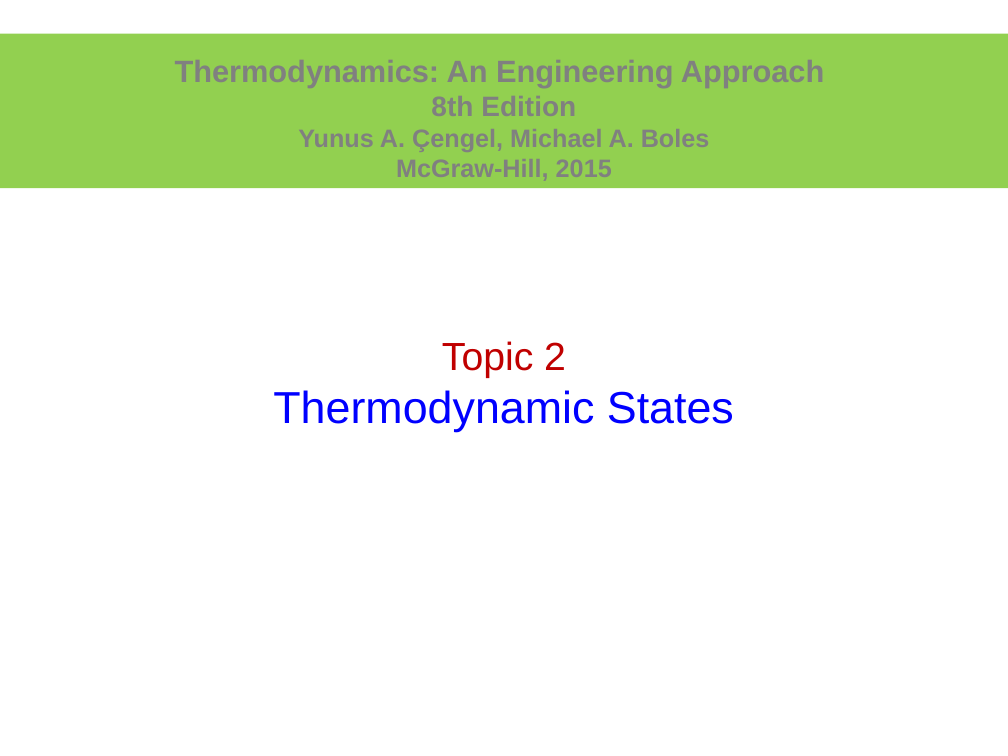
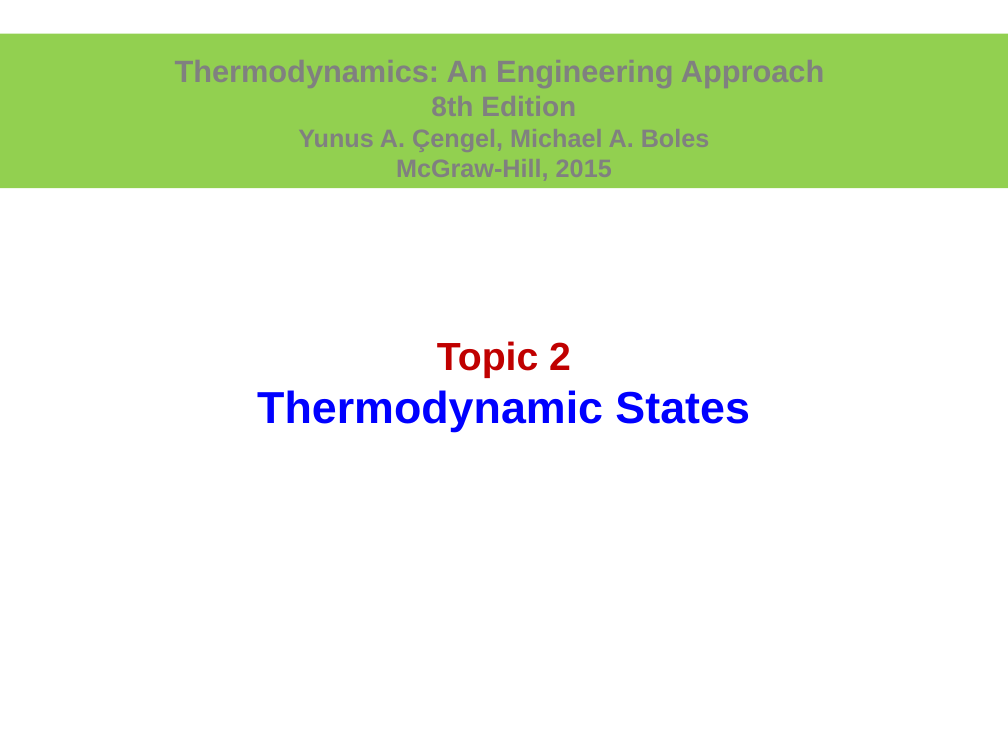
Before and after one commit to longapalooza/ENGR222_222, a slide deck: slide 1 of 02.Thermodynamic States.pptx. Drawn at 1008x756 pixels with LibreOffice and Linux fonts; fonts in the diff are those of the drawing. Boxes give left, top, right and bottom in pixels: in the first picture for what was removed or moved away, otherwise in the second. Text is boxed around its words. In the diff, an @@ line names an element or a change of style, - is before the commit and + after.

```diff
--- a/02.Thermodynamic States.pptx
+++ b/02.Thermodynamic States.pptx
@@ title "Topic 2 Thermodynamic States" at bbox=[257, 341, 749, 432]: bold on @@
```
